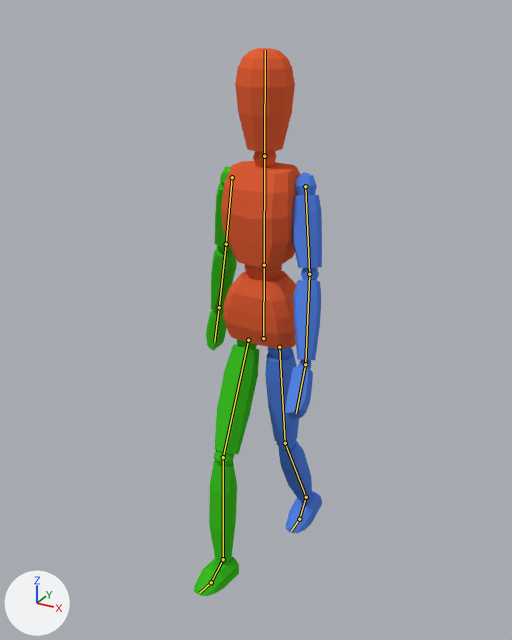
Two versions of the Blender file Walking animation.blend, one commit apart.
Both versions are drawn from a 50 mm camera at (0.953, -1.783, 1.777) aimed at (-0.005, -0.04, 0.905). Lighting does not change. The marker at lower left points along +X, +Y and +Z. Both versions are drawn at frame 10 of the action 'ArmatureAction'; the numbers are the values there. The bones that bend it are drawn over the model as lines.
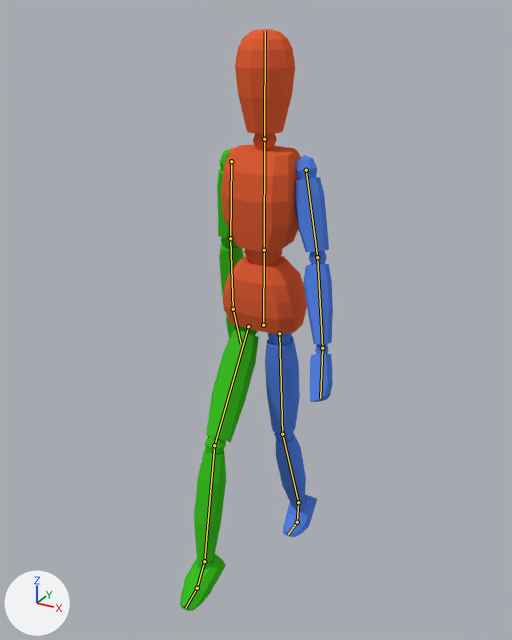
Pixel boxes (x1, y1, x2, y2) of what changed, in the pictures (512 x 640 px):
'Cube', posed (19% wider, 6% taller)
    before: (194, 48, 322, 596)
    after: (180, 29, 333, 611)
bone 'Hip', root to tip
    before: (263, 338) to (264, 265)
    after: (263, 325) to (264, 250)
bone 'Upper Arm.L', root to tip
    before: (305, 186) to (309, 274)
    after: (306, 170) to (317, 257)
bone 'Lower Arm.L', root to tip
    before: (309, 274) to (305, 364)
    after: (317, 257) to (322, 348)
bone 'Hand.L', root to tip
    before: (305, 364) to (296, 413)
    after: (322, 348) to (320, 398)
bone 'Upper Arm.R', root to tip
    before: (232, 177) to (226, 244)
    after: (231, 161) to (230, 238)
bone 'Lower Arm.R', root to tip
    before: (226, 244) to (219, 307)
    after: (230, 238) to (233, 309)
bone 'Hand.R', root to tip
    before: (219, 307) to (214, 342)
    after: (233, 309) to (241, 344)
bone 'Foot.L', root to tip
    before: (306, 497) to (299, 519)
    after: (298, 502) to (297, 522)
bone 'Toes.L', root to tip
    before: (299, 519) to (291, 531)
    after: (297, 522) to (288, 534)
bone 'Foot.R', root to tip
    before: (223, 559) to (211, 582)
    after: (204, 561) to (197, 588)

What the commit changed:
Bone 'Hip' (bone_hip) moves from (0.0, -0.037, 0.0) to (0.0, 0.01, 0.0).
Bone 'Upper Arm.L' (bone_upper_arm_l) turns from (14, -3, -79) to (9, -2, -76) degrees about its own x, y and z.
Bone 'Lower Arm.L' (bone_lower_arm_l) turns from (11, -2, 0) to (9, -2, 0) degrees about its own x, y and z.
Bone 'Hand.L' (bone_hand_l) turns from (16, -2, 0) to (7, -1, 0) degrees about its own x, y and z.
Bone 'Upper Arm.R' (bone_upper_arm_r) turns from (-14, -3, 76) to (-5, 0, 85) degrees about its own x, y and z.
Bone 'Lower Arm.R' (bone_lower_arm_r) turns from (3, 1, 0) to (-4, 1, 0) degrees about its own x, y and z.
Bone 'Hand.R' (bone_hand_r) turns from (8, 1, 0) to (-3, 4, 5) degrees about its own x, y and z.
Bone 'Foot.L' (bone_foot_l) turns from (-15, 0, 0) to (-48, 0, 0) degrees about its own x, y and z.
Bone 'Toes.L' (bone_toes_l) turns from (13, 0, 0) to (45, 0, 0) degrees about its own x, y and z.
Bone 'Foot.R' (bone_foot_r) turns from (12, 0, 0) to (-19, 0, 0) degrees about its own x, y and z.
Bone 'Leg IK.L' (bone_leg_ik_l) moves from (0.0, 0.235, 0.016) to (0.0, 0.166, 0.037).
Bone 'Leg IK.R' (bone_leg_ik_r) moves from (0.0, -0.193, 0.001) to (0.0, -0.304, 0.084).
